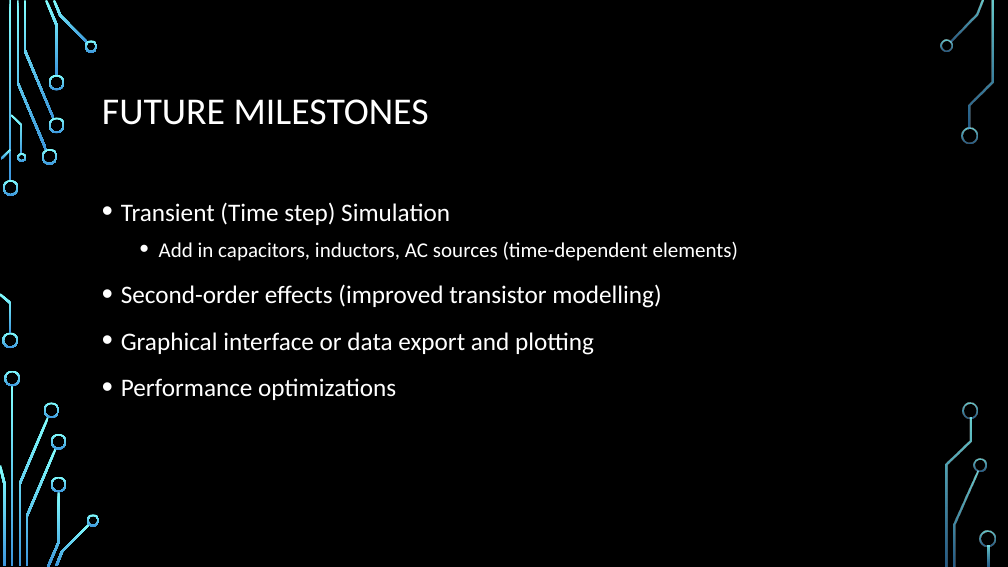
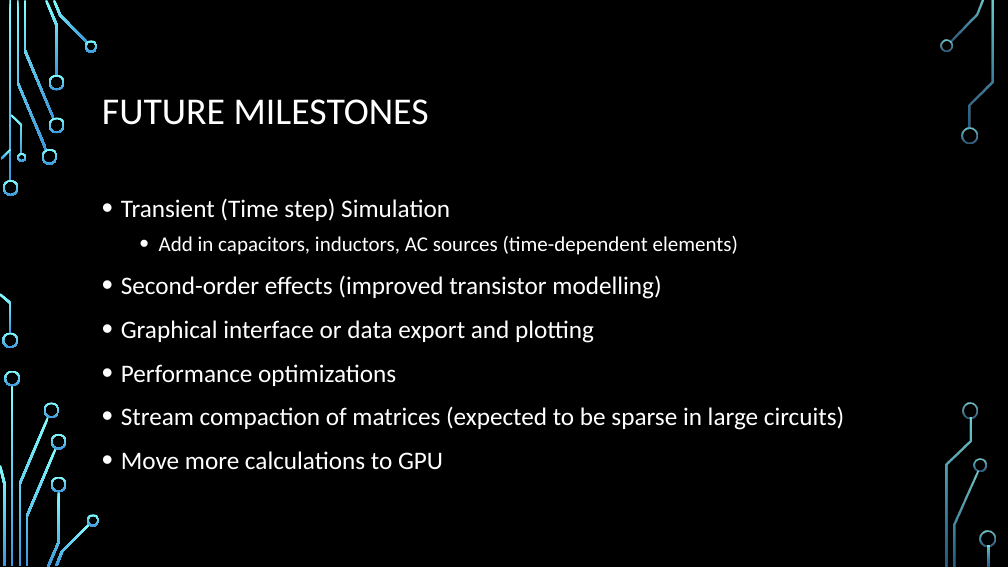
Before and after one commit to risia/CUDA-SPICE-Circuit-Sim, a slide deck: slide 9 of Milestones/Milestone1Presentation.pptx. Drawn at 1008x567 pixels with LibreOffice and Linux fonts; fonts in the diff are those of the drawing; background and template pictures are left out. Boxes give left, top, right and bottom in pixels: in the first picture for what was removed or moved away, otherwise in the second. Text is boxed around its words. In the diff, an @@ line names an element or a change of style, - is before the commit and + after.

Commit message:
Milestone 1 Presentation

```diff
--- a/Milestones/Milestone1Presentation.pptx
+++ b/Milestones/Milestone1Presentation.pptx
@@ text at (121, 198, 739, 386): line spacing 1.2 to 1.1 @@
@@ text at (121, 406, 844, 469): paragraphs added @@
+• Stream compaction of matrices (expected to be sparse in large circuits)
+• Move more calculations to GPU
```
